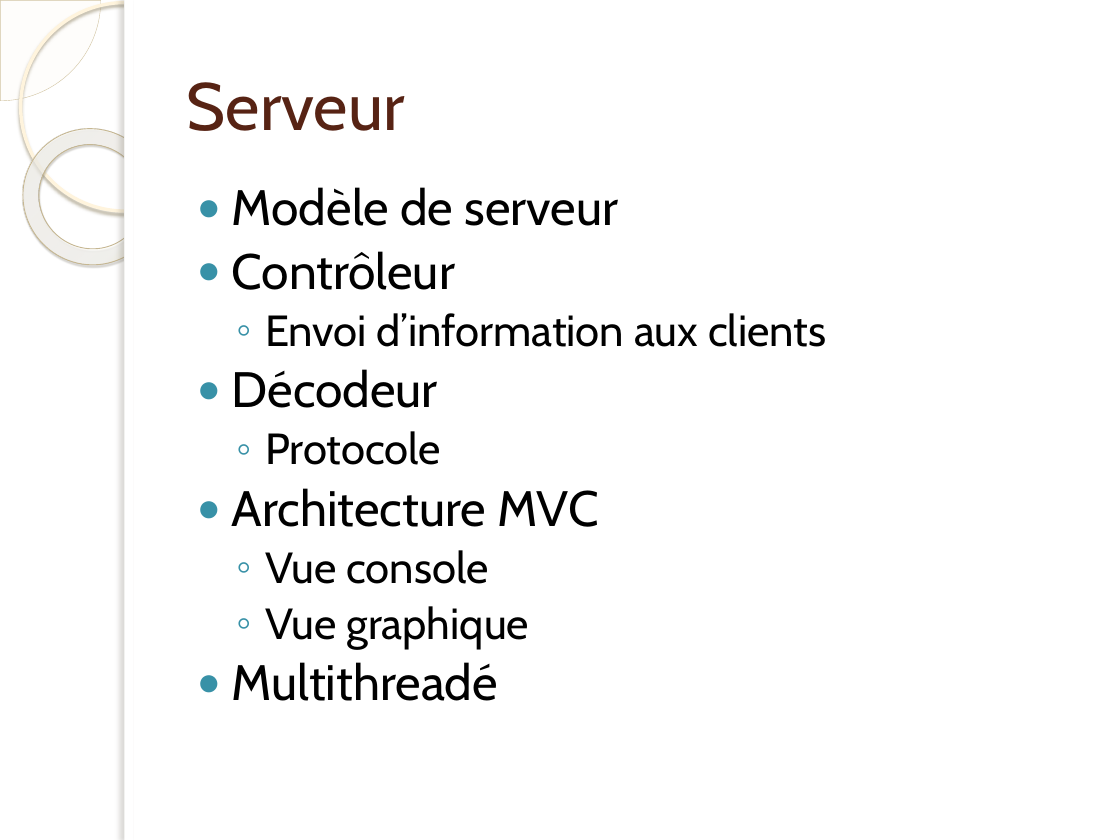
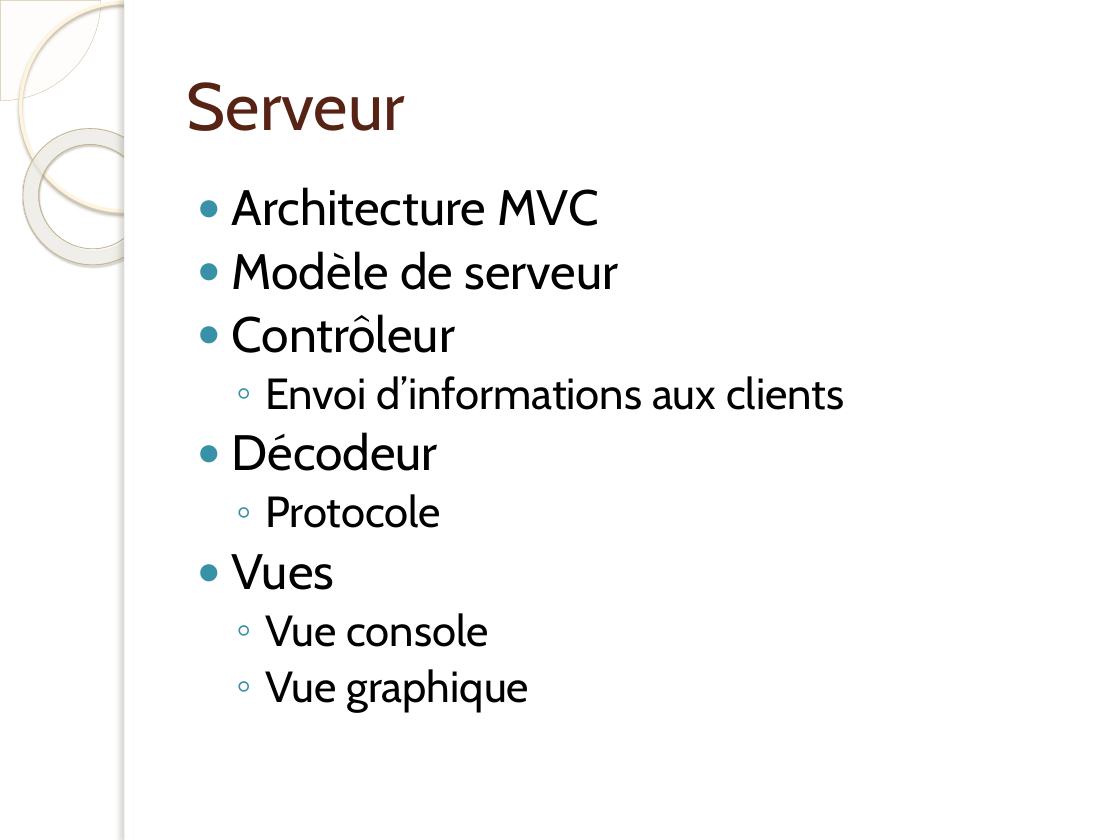
Before and after one commit to jonesbusy/killerbox, a slide deck: slide 6 of Documentation/presentation.pptx. Drawn at 1120x840 pixels with LibreOffice and Linux fonts; fonts in the diff are those of the drawing; background and template pictures are left out. Boxes give left, top, right and bottom in pixels: in the first picture for what was removed or moved away, otherwise in the second. Text is boxed around its words. In the diff, an @@ line names an element or a change of style, - is before the commit and + after.

```diff
--- a/Documentation/presentation.pptx
+++ b/Documentation/presentation.pptx
@@ text at box(232, 187, 599, 226): paragraph added @@
+● Architecture MVC
@@ text at box(265, 376, 844, 410): text changed @@
-  ◦ Envoi d’information aux clients
+  ◦ Envoi d’informations aux clients
@@ text at box(232, 554, 335, 590): text changed @@
-● Architecture MVC
+● Vues
@@ text at box(232, 662, 498, 701): paragraph removed @@
-● Multithreadé
```
Also in this commit, not shown: 1 other slide changed, 1 other file.
